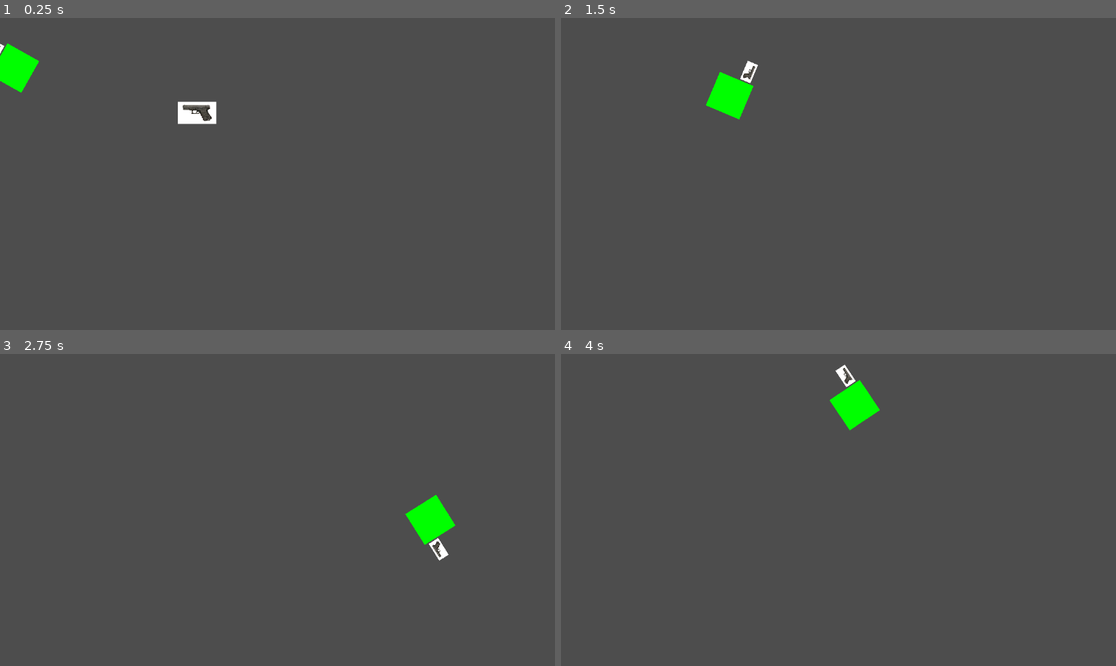
Above: before the commit, frames 1-4 (two rows, left to right).
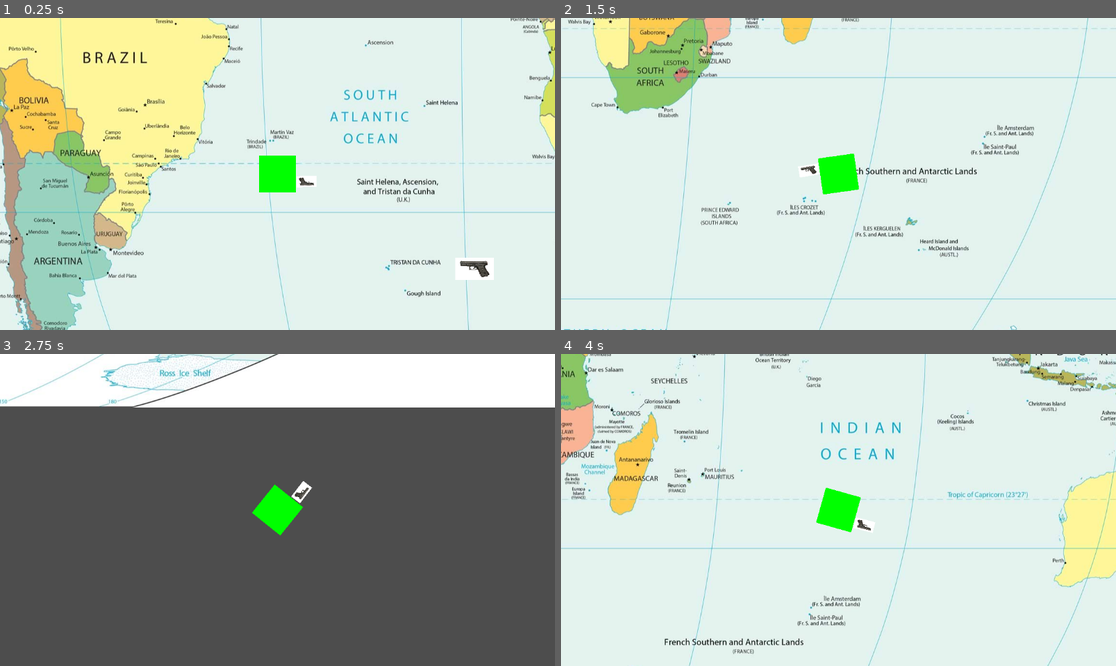
Above: after the commit, the same moments.

Repository: yspear/Project-Mk.I
Game: Godot game, scene res://node_2d.tscn
Same seed, same stepped clock (60 frames per second), same inputs: the game is played once before the commit and once after it.
Inputs (mouse positions are in pixels of both pictures, inside the frame that each line leads up to):
- Up to frame 1 (0.25 s): no input
- Up to frame 2 (1.5 s): tap Enter at 0.5 s; move the mouse to (960, 158) at 0.52 s; hold D (go_right) 0.53-1.28 s; tap Shift (dash, bound only after the commit) at 0.6, 1.35 s; move the mouse to (727, 189) at 1.27 s; hold S (go_down) from 1.28 s (still down)
- Up to frame 3 (2.75 s): move the mouse to (333, 441) at 2.02 s; release S (go_down) at 2.03 s; hold D (go_right) from 2.03 s (still down); tap Shift (dash, bound only after the commit) at 2.1 s
- Up to frame 4 (4 s): move the mouse to (810, 572) at 2.77 s; release D (go_right) at 2.78 s; hold W (go_up) 2.78-3.53 s; tap Shift (dash, bound only after the commit) at 2.85, 3.6 s; move the mouse to (1005, 556) at 3.52 s; hold A (go_left) from 3.53 s (still down)

The runs differ from the first frame. In frame 1, 100% of the frame differs, in the area x 0-100%, y 0-100%; in frame 2, 100%; in frame 3, 19%; in frame 4, 100%.

Commit message:
Add files via upload

Diff:
--- a/place-holder/character_body_2d.gd
+++ b/place-holder/character_body_2d.gd
@@ -2,16 +2,28 @@
 
 
 var max_speed := 600.0
+var normal_speed := 600
+var dash_speed := 1800
 var velocity := Vector2(0,0)
 
 func _process(delta: float) -> void:
 	var direction := Vector2(0, 0)
 	direction.x = Input.get_axis("go_left", "go_right")
 	direction.y = Input.get_axis("go_up", "go_down")
-
+	#movemnt code
+	if Input.is_action_just_pressed("dash"):
+		max_speed = dash_speed
+		get_node("Dash_cooldown").start()
 	velocity = direction * max_speed
+	#Dashing
 	position += velocity * delta
 	if direction.length() > 0.0:
 		direction = direction.normalized()
+	#to make the movement smoother
 func _physics_process(delta: float) -> void:
 	look_at(get_global_mouse_position())
+	#make so player is pointing at mouse
+
+
+func _on_dash_cooldown_timeout() -> void:
+	max_speed = normal_speed
--- a/place-holder/node_2d.tscn
+++ b/place-holder/node_2d.tscn
@@ -1,9 +1,10 @@
-[gd_scene load_steps=7 format=3 uid="uid://dtfu4jl6avr2l"]
+[gd_scene load_steps=8 format=3 uid="uid://dtfu4jl6avr2l"]
 
 [ext_resource type="Script" path="res://character_body_2d.gd" id="1_qefdt"]
 [ext_resource type="Texture2D" uid="uid://b7k0y3gxl6akr" path="res://asset/download.png" id="2_p6lex"]
 [ext_resource type="Script" path="res://area_2d.gd" id="3_ckjyh"]
 [ext_resource type="Texture2D" uid="uid://c735obdxxumsx" path="res://asset/Glock-pistol.webp" id="3_lqaw2"]
+[ext_resource type="Texture2D" uid="uid://c2itggysghttg" path="res://asset/world-map-pro.jpg" id="5_wncks"]
 
 [sub_resource type="RectangleShape2D" id="RectangleShape2D_ppo6t"]
 size = Vector2(86.5, 76)
@@ -13,36 +14,49 @@
 
 [node name="Node2D" type="Node2D"]
 
-[node name="CharacterBody2D" type="Area2D" parent="."]
+[node name="character" type="Area2D" parent="."]
 script = ExtResource("1_qefdt")
 
-[node name="CollisionShape2D" type="CollisionShape2D" parent="CharacterBody2D"]
-position = Vector2(76, 75)
+[node name="CollisionShape2D" type="CollisionShape2D" parent="character"]
 shape = SubResource("RectangleShape2D_ppo6t")
 
-[node name="Sprite2D" type="Sprite2D" parent="CharacterBody2D"]
-position = Vector2(77, 76)
+[node name="Green square" type="Sprite2D" parent="character"]
+position = Vector2(-5.96046e-08, 4.54747e-13)
 scale = Vector2(0.335556, 0.335556)
 texture = ExtResource("2_p6lex")
 
-[node name="Sprite2D2" type="Sprite2D" parent="CharacterBody2D"]
-
-[node name="Sprite2D3" type="Sprite2D" parent="CharacterBody2D"]
-position = Vector2(76, 75)
+[node name="gun" type="Sprite2D" parent="character"]
+position = Vector2(1.52588e-05, 4.76837e-07)
+rotation = 3.12109
 scale = Vector2(0.025625, 0.0205922)
 texture = ExtResource("3_lqaw2")
 offset = Vector2(-2341.46, -825.557)
 
-[node name="Area2D" type="Area2D" parent="."]
+[node name="Camera2D" type="Camera2D" parent="character"]
+
+[node name="Dash_cooldown" type="Timer" parent="character"]
+wait_time = 0.5
+one_shot = true
+
+[node name="pickup_glock" type="Area2D" parent="."]
 script = ExtResource("3_ckjyh")
 
-[node name="Sprite2D" type="Sprite2D" parent="Area2D"]
+[node name="Sprite2D" type="Sprite2D" parent="pickup_glock"]
 position = Vector2(409, 197)
 scale = Vector2(0.0496875, 0.0411843)
 texture = ExtResource("3_lqaw2")
 
-[node name="CollisionShape2D" type="CollisionShape2D" parent="Area2D"]
+[node name="CollisionShape2D" type="CollisionShape2D" parent="pickup_glock"]
 position = Vector2(410, 196)
 shape = SubResource("RectangleShape2D_lid3y")
 
-[connection signal="area_entered" from="Area2D" to="CharacterBody2D" method="_on_area_2d_area_entered"]
+[node name="ParallaxBackground" type="ParallaxBackground" parent="."]
+
+[node name="ParallaxLayer" type="ParallaxLayer" parent="ParallaxBackground"]
+
+[node name="Sprite2D" type="Sprite2D" parent="ParallaxBackground/ParallaxLayer"]
+position = Vector2(520, -488)
+texture = ExtResource("5_wncks")
+
+[connection signal="timeout" from="character/Dash_cooldown" to="character" method="_on_dash_cooldown_timeout"]
+[connection signal="area_entered" from="pickup_glock" to="character" method="_on_area_2d_area_entered"]
--- a/place-holder/project.godot
+++ b/place-holder/project.godot
@@ -37,3 +37,8 @@
 "events": [Object(InputEventKey,"resource_local_to_scene":false,"resource_name":"","device":-1,"window_id":0,"alt_press …(192 unchanged characters)…
 ]
 }
+dash={
+"deadzone": 0.5,
+"events": [Object(InputEventKey,"resource_local_to_scene":false,"resource_name":"","device":-1,"window_id":0,"alt_pressed":false,"shift_pressed":false,"ctrl_pressed":false,"meta_pressed":false,"pressed":false,"keycode":0,"physical_keycode":4194325,"key_label":0,"unicode":0,"location":0,"echo":false,"script":null)
+]
+}
Binary file added: place-holder/asset/world-map-pro.jpg
Not shown, added: place-holder/asset/world-map-pro.jpg.import
Binary file added: place-holder/world-map-pro.jpg
Not shown, added: place-holder/world-map-pro.jpg.import
Not shown, added: place-holder/asset/images.jfif
